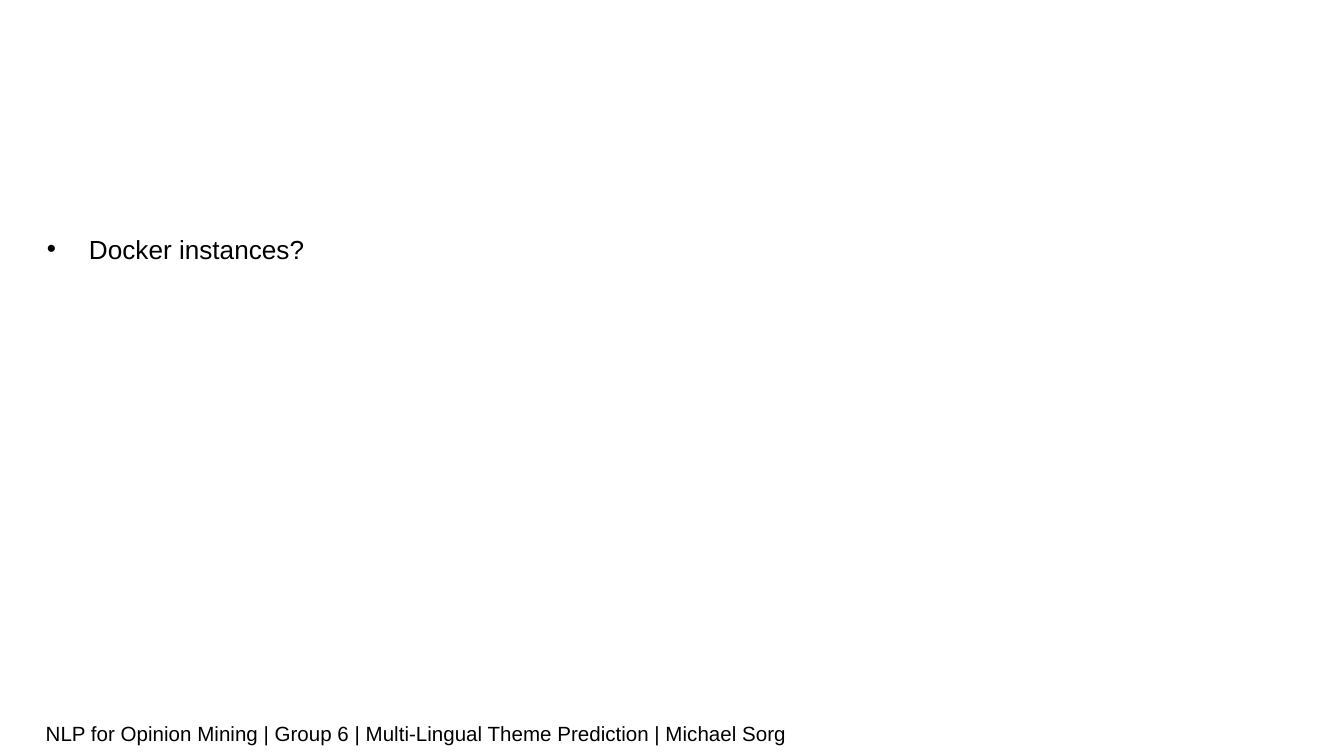
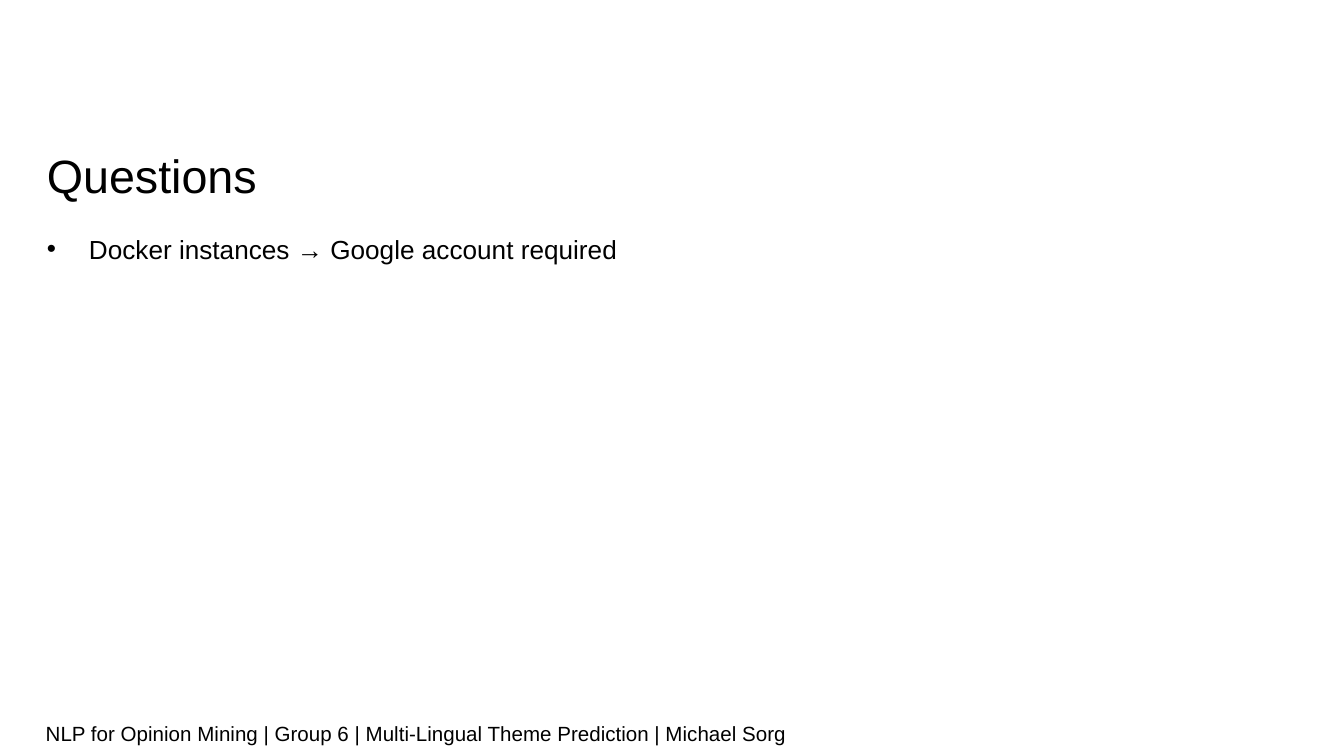
Before and after one commit to sorgmi/amazon_category_prediction, a slide deck: slide 6 of presentations/0522.pptx. Drawn at 1344x756 pixels with LibreOffice and Linux fonts; fonts in the diff are those of the drawing; background and template pictures are left out. Boxes give left, top, right and bottom in pixels: in the first picture for what was removed or moved away, otherwise in the second. Text is boxed around its words. In the diff, an @@ line names an element or a change of style, - is before the commit and + after.

Commit message:
add presentation

```diff
--- a/presentations/0522.pptx
+++ b/presentations/0522.pptx
@@ title added at (47, 159, 257, 202), 25 pt, text #000000 @@
+Questions
@@ text at (89, 240, 617, 264): text changed @@
-• Docker instances?
+• Docker instances → Google account required
```
